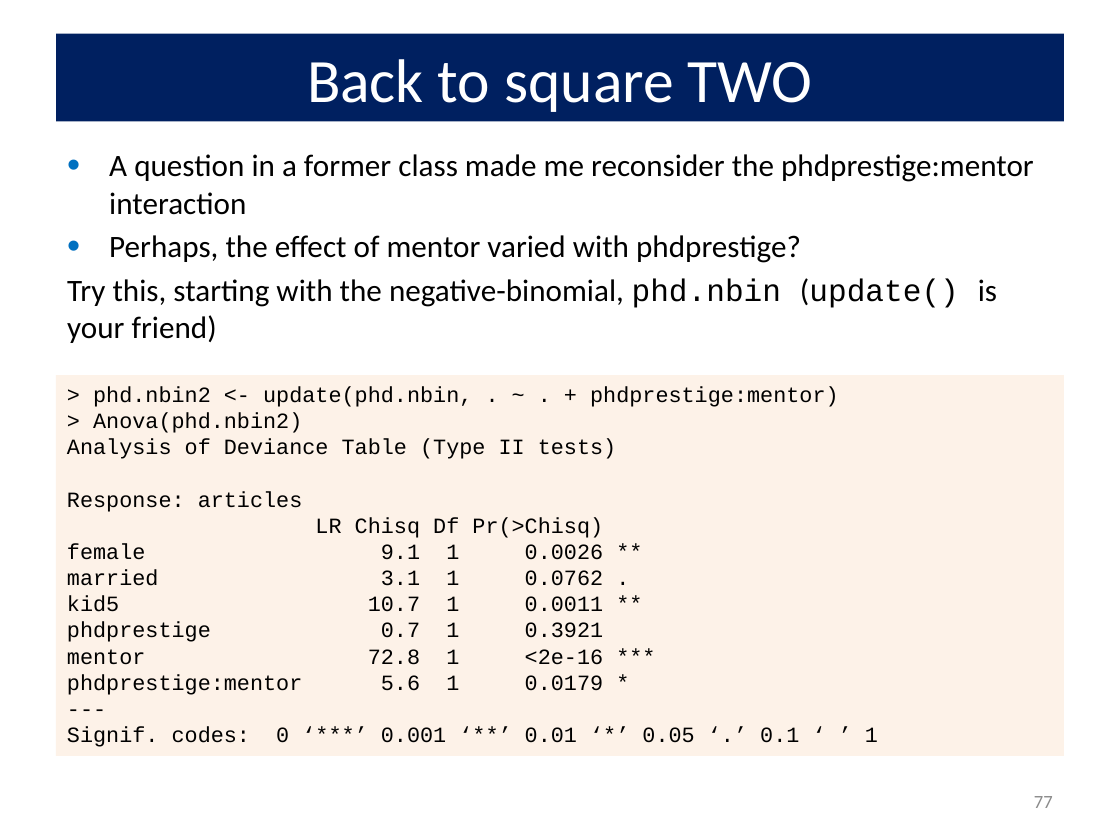
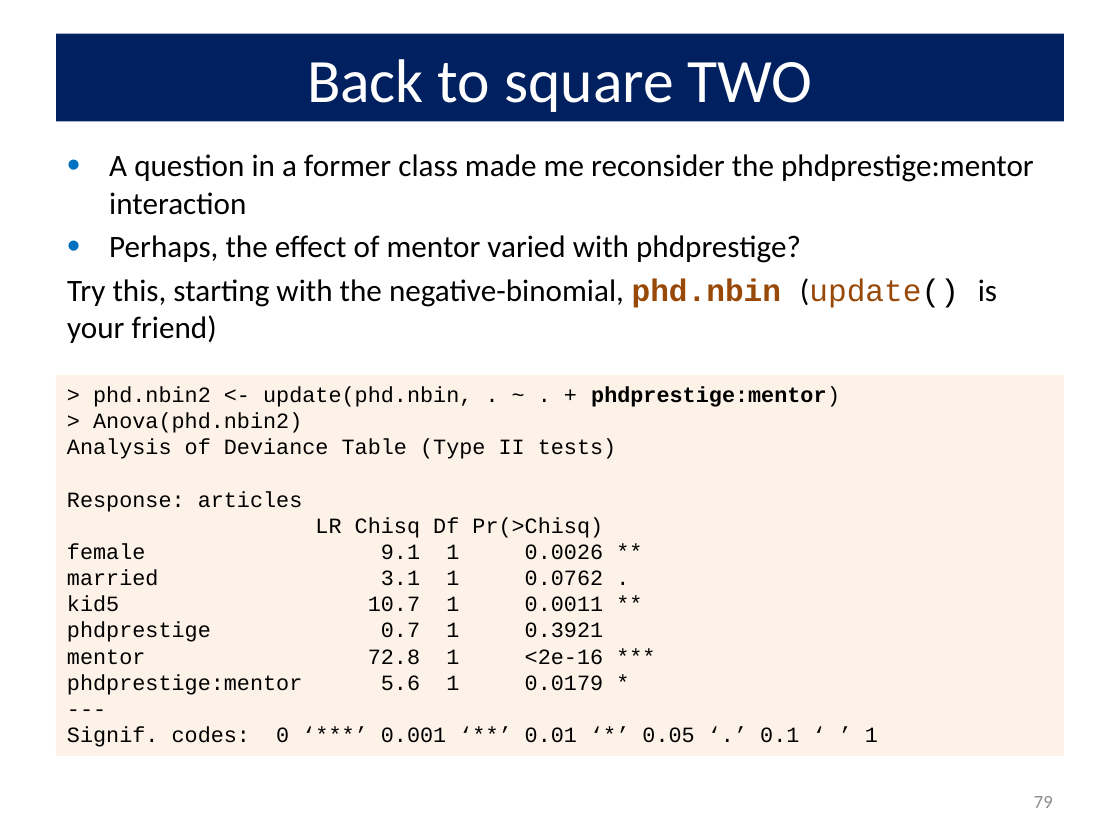
Before and after one commit to friendly/psy6136, a slide deck: slide 79 of docs/lectures/09-CountData.pptx (slide 77 before the commit). Drawn at 1120x840 pixels with LibreOffice and Linux fonts; fonts in the diff are those of the drawing. Boxes give left, top, right and bottom in pixels: in the first picture for what was removed or moved away, otherwise in the second. Text is boxed around its words. In the diff, an @@ line names an element or a change of style, - is before the commit and + after.

```diff
--- a/docs/lectures/09-CountData.pptx
+++ b/docs/lectures/09-CountData.pptx
@@ text at [67, 278, 997, 343]: text colour #000000 to #984807 in "phd.nbin (update()"; bold on in "phd.nbin" @@
@@ text in rectangle at [93, 386, 840, 407]: bold on in "phdprestige:mentor)" @@
@@ page number at [1034, 796, 1053, 808]: text changed @@
-77
+79
```
Also in this commit, not shown: 9 other slides changed, 2 slides added, 10 other files.
